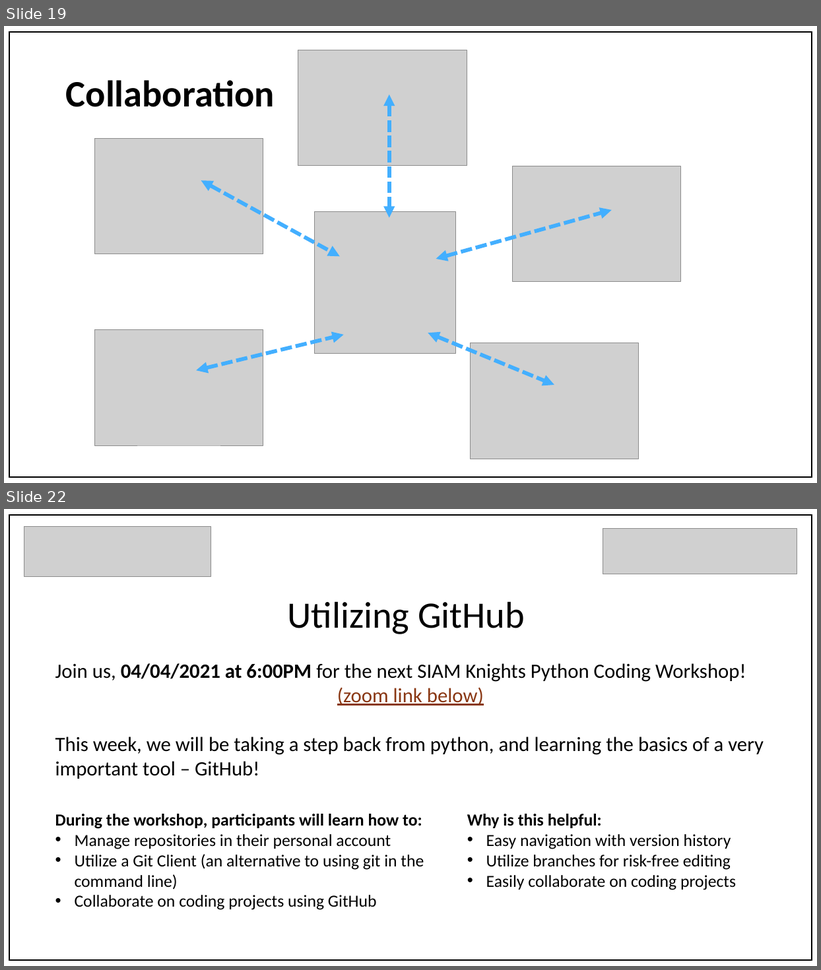
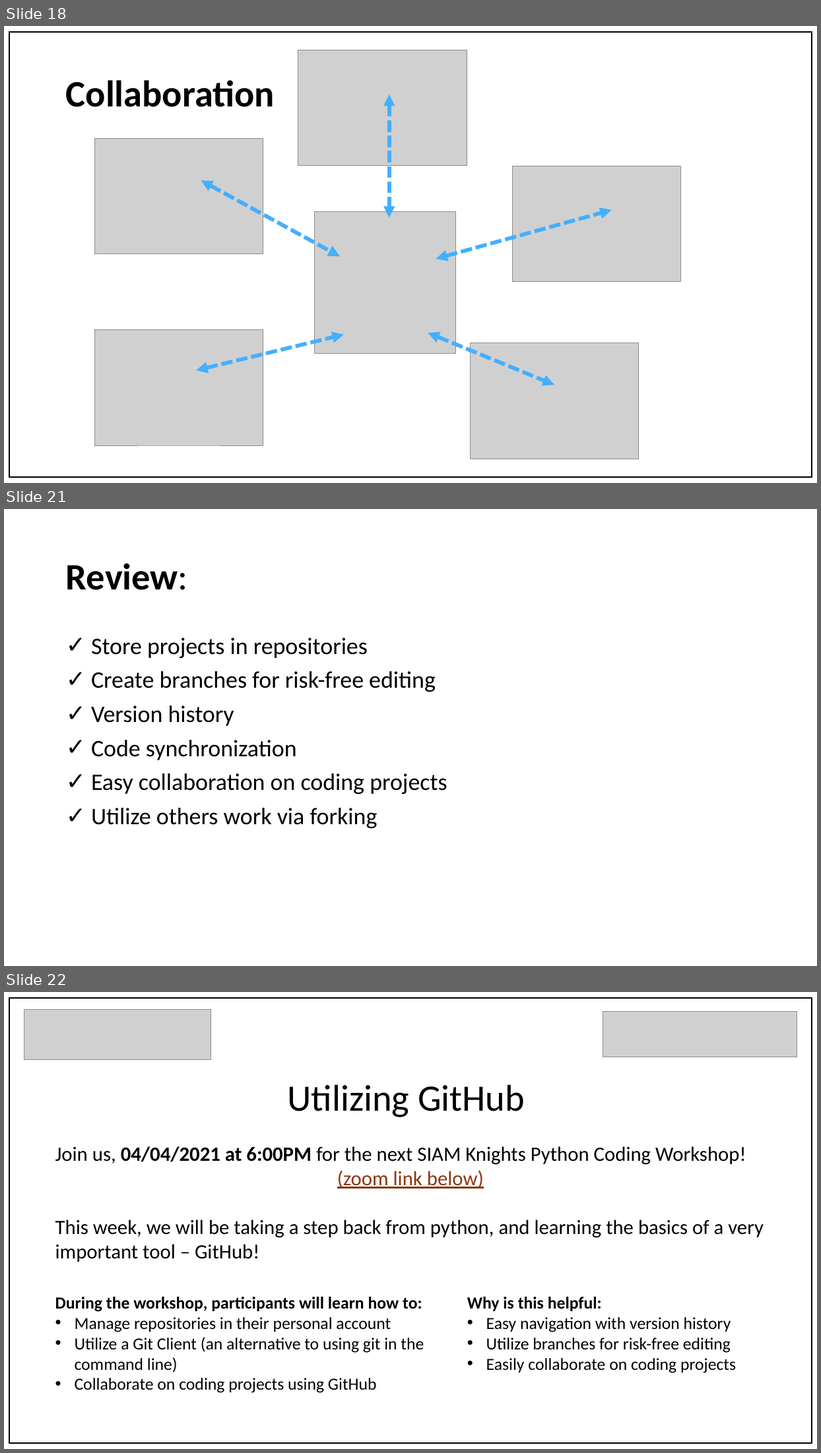
Before and after one commit to Hannarea/SIAM-Knights-Python-Workshops-2021-, a slide deck: Week 5/GitHub Presentation.pptx. Shown one above the other, each under a label of ours: slides 19 and 22 before the commit, slides 18, 21 and 22 after it; the slides between them are not shown. The pictures are 821x970 and 821x1453 pixels, drawn with LibreOffice and Linux fonts; fonts in the diff are those of the drawing; grey boxes stand for pictures. Boxes give left, top, right and bottom in pixels: in the first picture for what was removed or moved away, otherwise in the second. Text is boxed around its words. In the diff, an @@ line names an element or a change of style, - is before the commit and + after.

```diff
--- a/Week 5/GitHub Presentation.pptx
+++ b/Week 5/GitHub Presentation.pptx
@@ slide 21 added at [4,509,817,966], background #FFFFFF @@
@@ title added at [66,563,188,590], 44 pt, text #000000, bold @@
+Review:
@@ text added at [91,638,447,828], 28 pt, text #000000 @@
+✓ Store projects in repositories
+✓ Create branches for risk-free editing
+✓ Version history
+✓ Code synchronization
+✓ Easy collaboration on coding projects
+✓ Utilize others work via forking
@@ what was slide 19 is now slide 18 @@
```
Also in this commit, not shown: 5 slides changed, 1 slide removed, 1 other file.
